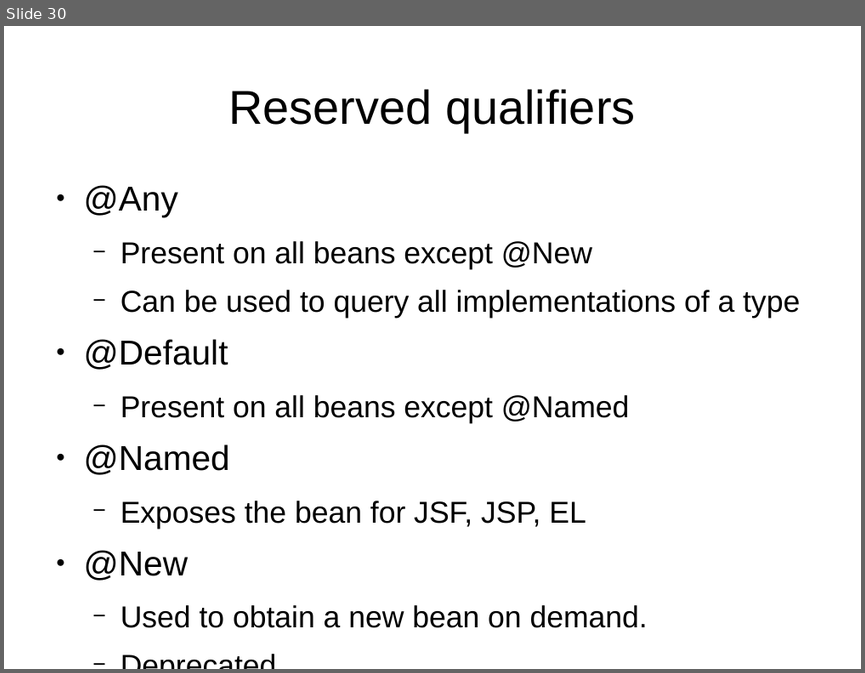
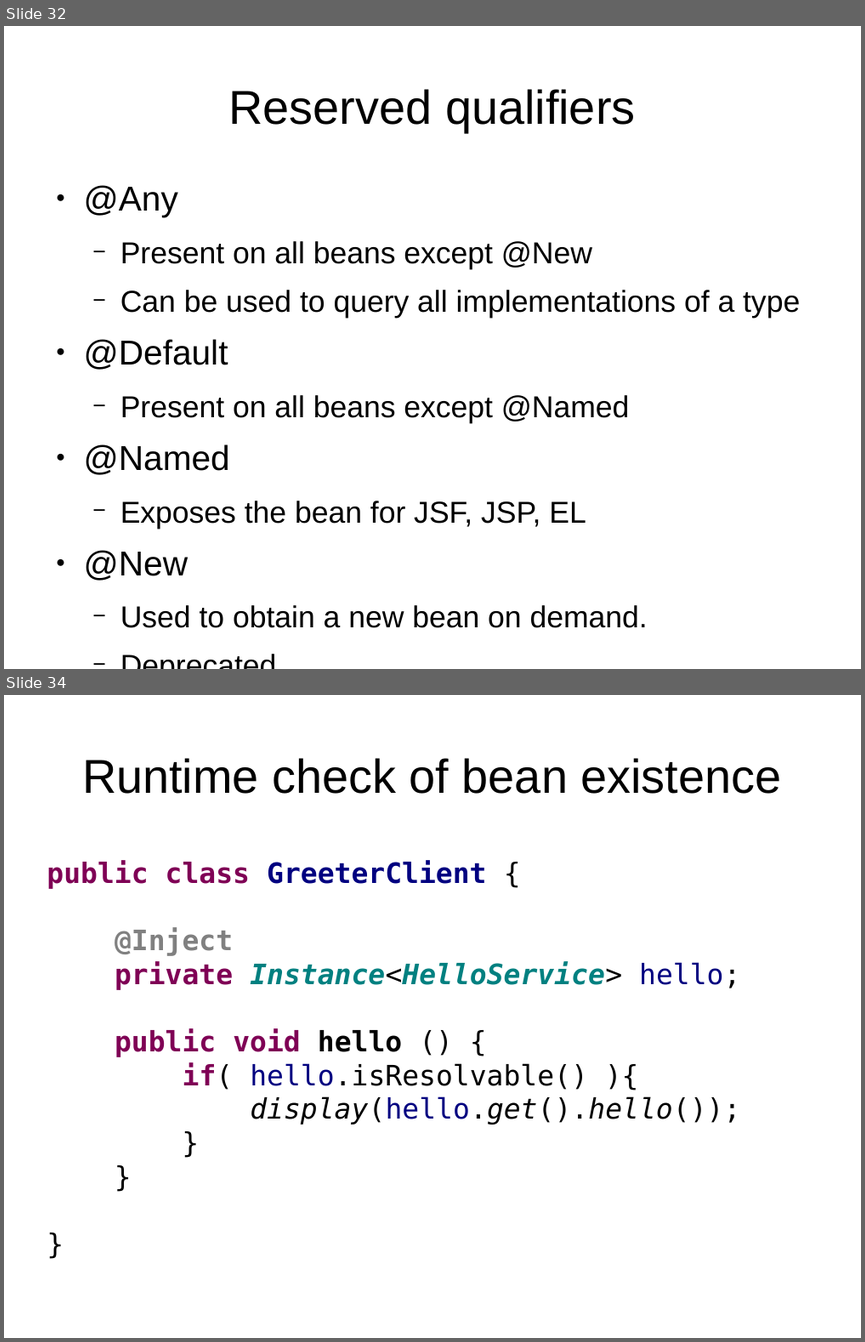
Before and after one commit to FrigoCoder/CDI, a slide deck: CDI.odp. Shown one above the other, each under a label of ours: slide 30 before the commit, slides 32 and 34 after it; the slides between them are not shown. The pictures are 865x673 and 865x1342 pixels, drawn with LibreOffice and Linux fonts; fonts in the diff are those of the drawing. Boxes give left, top, right and bottom in pixels: in the first picture for what was removed or moved away, otherwise in the second. Text is boxed around its words. In the diff, an @@ line names an element or a change of style, - is before the commit and + after.

```diff
--- a/CDI.odp
+++ b/CDI.odp
@@ slide 34 added at [4, 695, 861, 1338], background #FFFFFF @@
@@ title added at [82, 758, 782, 794], 44 pt, text #000000 @@
+Runtime check of bean existence
@@ text added at [46, 860, 740, 1124], 26 pt, text #000000, bold @@
+public class GreeterClient {
+@Inject
+private Instance<HelloService> hello;
+public void hello () {
+if( hello.isResolvable() ){
+display(hello.get().hello());
+}
+}
+}
@@ what was slide 30 is now slide 32 @@
```
Also in this commit, not shown: 1 slide changed, 5 other slides added, 9 other files.
